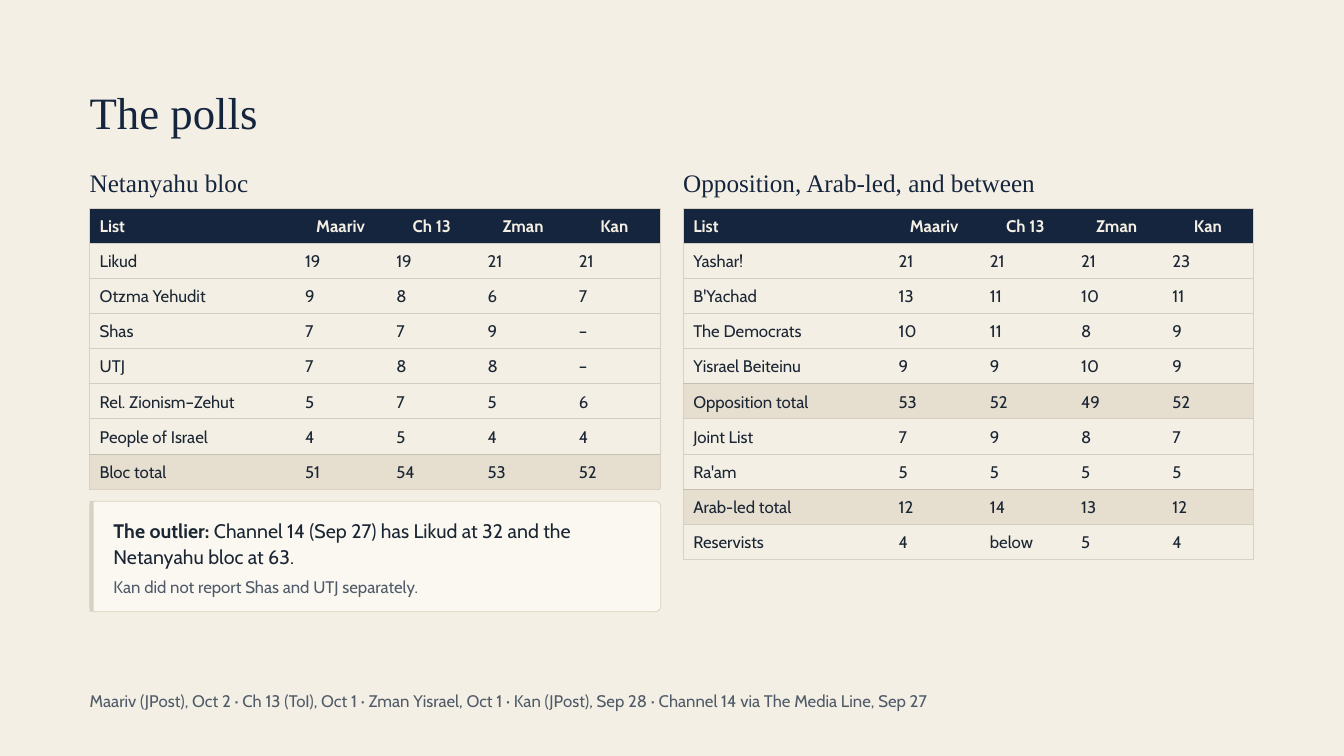
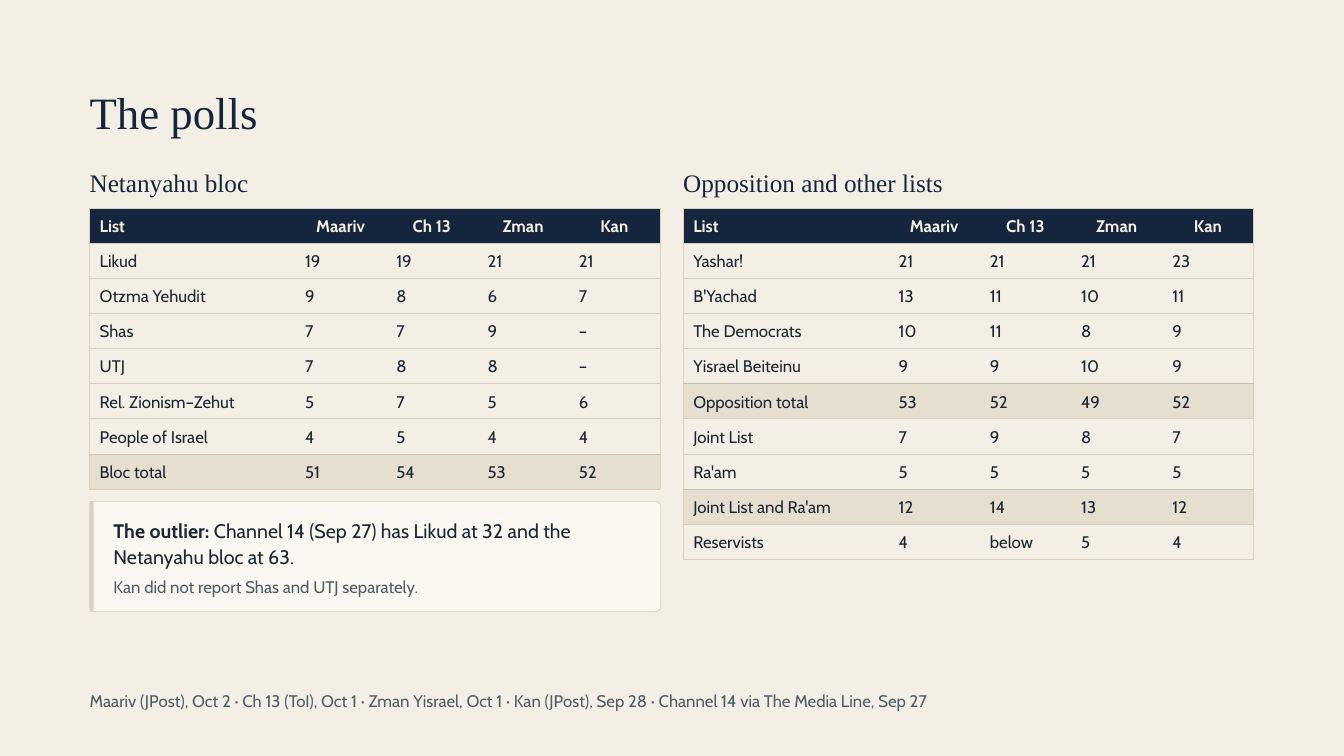
Before and after one commit to RavBogard/israelielection, a slide deck: slide 29 of public/teach/session-1-deck.pptx. Drawn at 1344x756 pixels with LibreOffice and Linux fonts; fonts in the diff are those of the drawing. Boxes give left, top, right and bottom in pixels: in the first picture for what was removed or moved away, otherwise in the second. Text is boxed around its words. In the diff, an @@ line names an element or a change of style, - is before the commit and + after.

```diff
--- a/public/teach/session-1-deck.pptx
+++ b/public/teach/session-1-deck.pptx
@@ text at [683,174,943,198]: text changed @@
-Opposition, Arab-led, and between
+Opposition and other lists
@@ table at [684,209,1256,553] @@
-row 9, column 1: Arab-led total
+row 9, column 1: Joint List and Ra'am
```
Also in this commit, not shown: 7 other slides changed, 1 other file.
